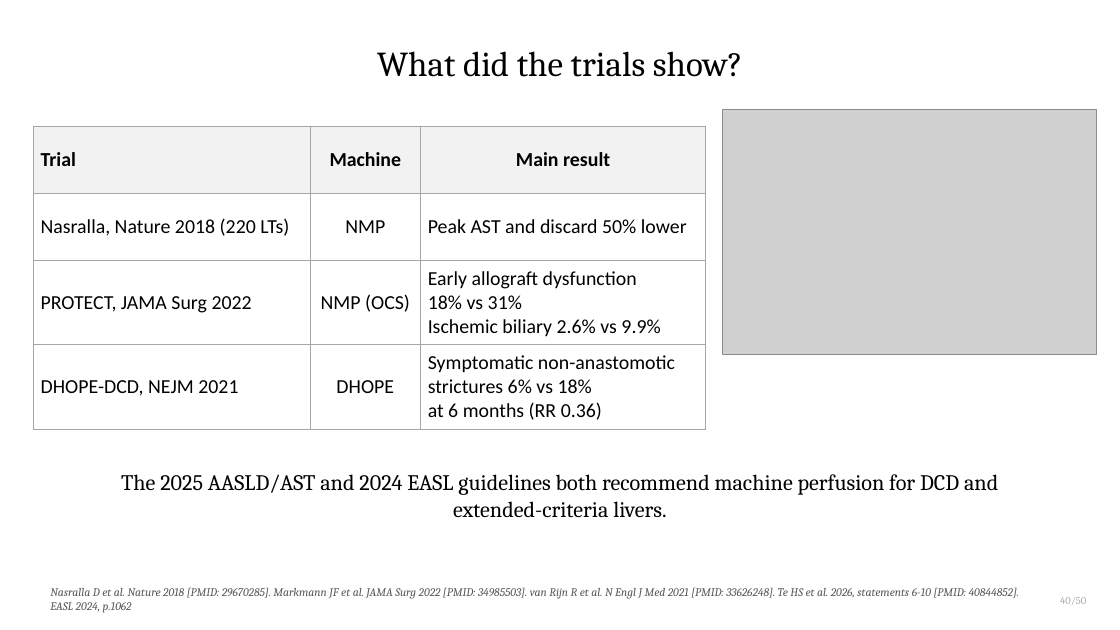
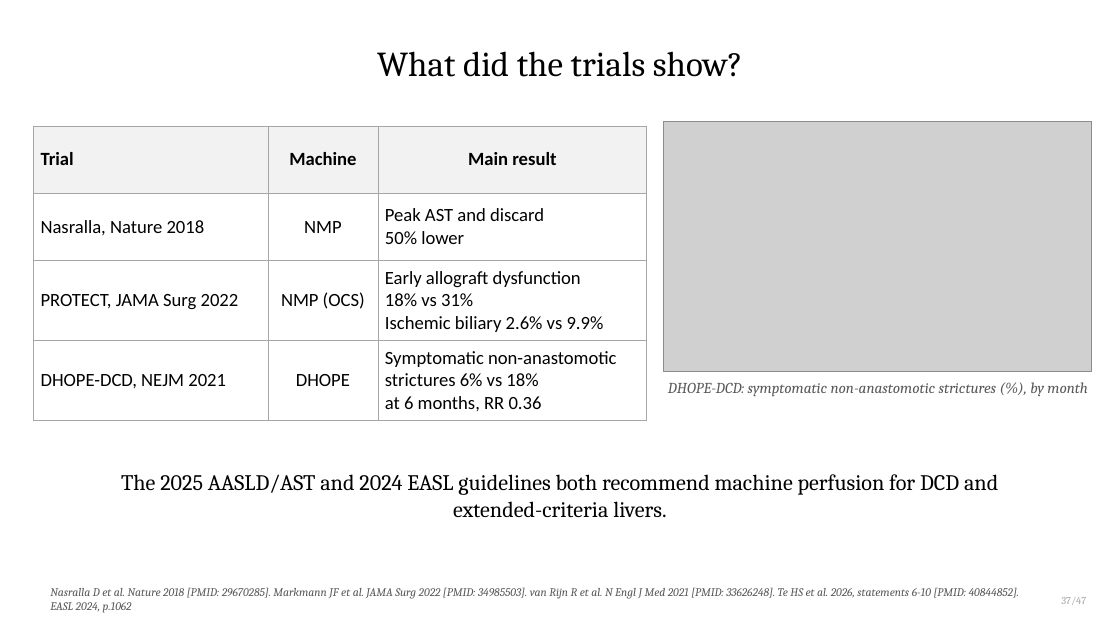
Before and after one commit to qaddodi/mohammad-almeqdadi-lectures, a slide deck: slide 40 of lectures/liver-transplant-grand-rounds-mmc-2026/Liver Transplantation When to Refer and Whats New.pptx (slide 44 before the commit). Drawn at 1120x630 pixels with LibreOffice and Linux fonts; fonts in the diff are those of the drawing; grey boxes stand for pictures. Boxes give left, top, right and bottom in pixels: in the first picture for what was removed or moved away, otherwise in the second. Text is boxed around its words. In the diff, an @@ line names an element or a change of style, - is before the commit and + after.

```diff
--- a/lectures/liver-transplant-grand-rounds-mmc-2026/Liver Transplantation When to Refer and Whats New.pptx
+++ b/lectures/liver-transplant-grand-rounds-mmc-2026/Liver Transplantation When to Refer and Whats New.pptx
@@ table at box(34, 126, 647, 415) @@
-row 2, column 1: Nasralla, Nature 2018 (220 LTs)
+row 2, column 1: Nasralla, Nature 2018
-row 2, column 3: Peak AST and discard 50% lower
+row 2, column 3: Peak AST and discard / 50% lower
-row 4, column 3: Symptomatic non-anastomotic / strictures 6% vs 18% / at 6 months (RR 0.36)
+row 4, column 3: Symptomatic non-anastomotic / strictures 6% vs 18% / at 6 months, RR 0.36
@@ size 17 to 16 pt in "Trial", "Machine", "Main result", "NMP" and 7 more places @@
@@ table: place and size @@
-table at box(34, 126, 706, 424)
+table at box(34, 126, 647, 415)
@@ picture: place and size @@
-picture at box(723, 109, 1096, 355)
+picture at box(664, 122, 1092, 371)
@@ text added at box(668, 382, 1088, 397), 13 pt, text #595959, italic @@
+DHOPE-DCD: symptomatic non-anastomotic strictures (%), by month
@@ text at box(1061, 597, 1086, 605): text changed @@
-40/50
+37/47
```
Also in this commit, not shown: 53 other slides changed, 2 slides added, 3 slides removed, 4 other files.
